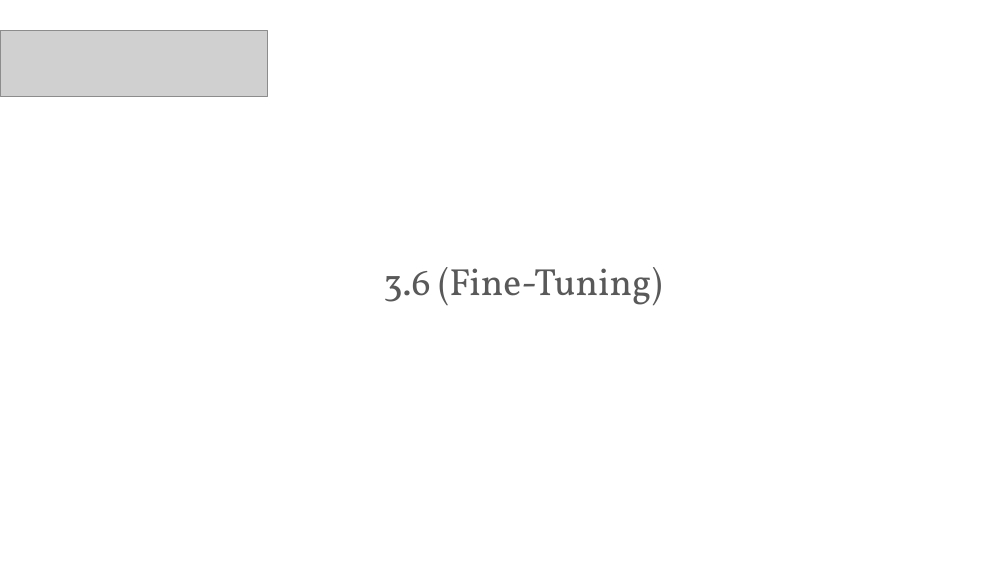
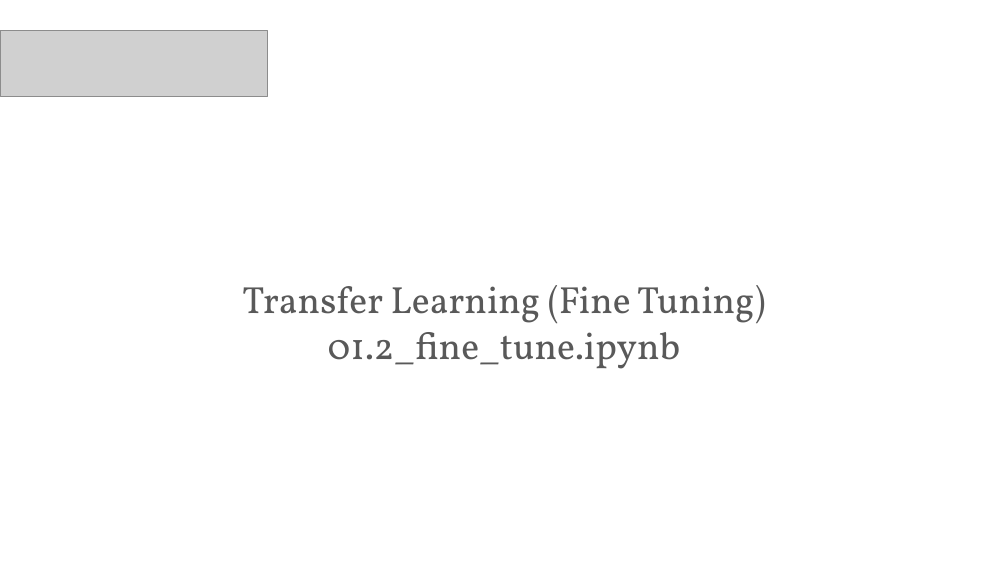
Before and after one commit to PracticumAI/transfer, a slide deck: slide 17 of presentations/01_transfer_intro.pptx. Drawn at 1008x567 pixels with LibreOffice and Linux fonts; fonts in the diff are those of the drawing; grey boxes stand for pictures. Boxes give left, top, right and bottom in pixels: in the first picture for what was removed or moved away, otherwise in the second. Text is boxed around its words. In the diff, an @@ line names an element or a change of style, - is before the commit and + after.

```diff
--- a/presentations/01_transfer_intro.pptx
+++ b/presentations/01_transfer_intro.pptx
@@ title removed at (x1=383, y1=267, x2=662, y2=306) @@
-3.6 (Fine-Tuning)
@@ text added at (x1=242, y1=285, x2=765, y2=369), 36 pt, text #595959 @@
+Transfer Learning (Fine Tuning)
+01.2_fine_tune.ipynb
```
Also in this commit, not shown: 2 other slides changed, 1 slide removed, 1 other file.
